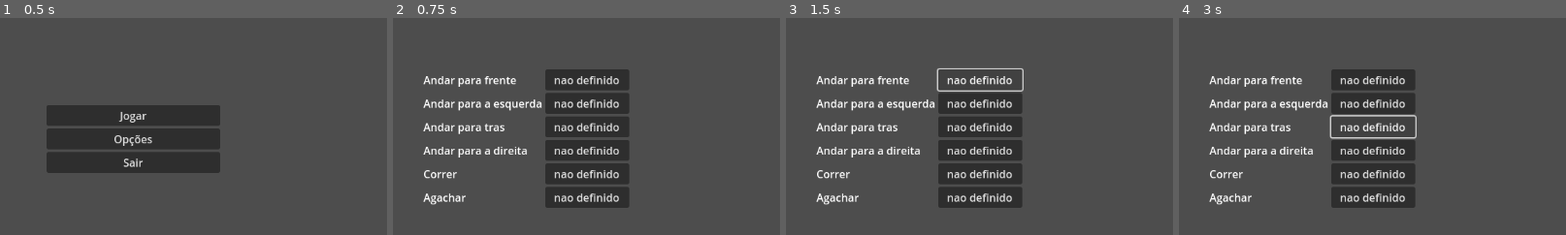
Above: before the commit, frames 1-4 (left to right).
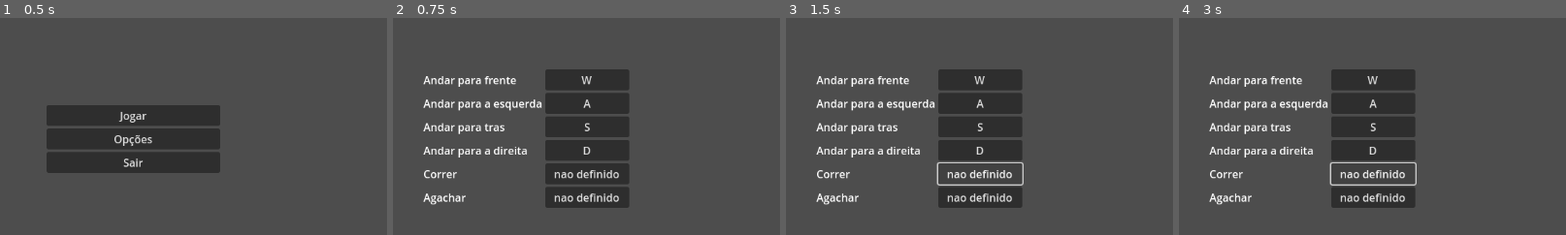
Above: after the commit, the same moments.

Repository: FellowshipOfTheGame/Hotel-Ponte-Negra
Game: Godot game, scene res://scenes/menus/menuPrincipal.tscn
The game is run twice, just before and just after one commit, with the same random seed, the same clock (stepped at 60 frames per second) and the same inputs.
Inputs:
- Up to frame 1 (0.5 s): no input
- Up to frame 2 (0.75 s): click "Opções" at 0.5 s
- Up to frame 3 (1.5 s): click "nao definido" at 1.25 s
- Up to frame 4 (3 s): click "nao definido" at 2 s; click "nao definido" at 2.75 s
The pictures show only the part of the screen within x 33-83%, y 22-72%; the shares and areas given below are measured in that part.

Frame 1 is identical in both runs. In frame 2, 1.4% of the frame differs, in the area x 41-59%, y 26-63%; in frame 3, 2.2%; in frame 4, 2.4%, in the area x 38-62%, y 26-78%.

Commit message:
valores iniciais no menu opcoes

Diff:
--- a/scenes/menus/menuOpcoes.tscn
+++ b/scenes/menus/menuOpcoes.tscn
@@ -41,11 +41,12 @@
 vertical_alignment = 1
 
 [node name="Button" type="Button" parent="VBoxContainer"]
+custom_minimum_size = Vector2(0, 31)
 layout_mode = 2
 size_flags_horizontal = 3
 focus_mode = 1
-text = "nao definido"
 script = ExtResource("2_56qx3")
+acao = "mover_frente"
 
 [node name="Label2" type="Label" parent="VBoxContainer"]
 layout_mode = 2
@@ -53,11 +54,12 @@
 vertical_alignment = 1
 
 [node name="Button2" type="Button" parent="VBoxContainer"]
+custom_minimum_size = Vector2(0, 31)
 layout_mode = 2
 size_flags_horizontal = 3
 focus_mode = 1
-text = "nao definido"
 script = ExtResource("2_56qx3")
+acao = "mover_esquerda"
 
 [node name="Label3" type="Label" parent="VBoxContainer"]
 layout_mode = 2
@@ -65,11 +67,12 @@
 vertical_alignment = 1
 
 [node name="Button3" type="Button" parent="VBoxContainer"]
+custom_minimum_size = Vector2(0, 31)
 layout_mode = 2
 size_flags_horizontal = 3
 focus_mode = 1
-text = "nao definido"
 script = ExtResource("2_56qx3")
+acao = "mover_tras"
 
 [node name="Label4" type="Label" parent="VBoxContainer"]
 layout_mode = 2
@@ -77,11 +80,12 @@
 vertical_alignment = 1
 
 [node name="Button4" type="Button" parent="VBoxContainer"]
+custom_minimum_size = Vector2(0, 31)
 layout_mode = 2
 size_flags_horizontal = 3
 focus_mode = 1
-text = "nao definido"
 script = ExtResource("2_56qx3")
+acao = "mover_direita"
 
 [node name="Label5" type="Label" parent="VBoxContainer"]
 layout_mode = 2
@@ -89,11 +93,12 @@
 vertical_alignment = 1
 
 [node name="Button5" type="Button" parent="VBoxContainer"]
+custom_minimum_size = Vector2(0, 31)
 layout_mode = 2
 size_flags_horizontal = 3
 focus_mode = 1
-text = "nao definido"
 script = ExtResource("2_56qx3")
+acao = "correr"
 
 [node name="Label6" type="Label" parent="VBoxContainer"]
 layout_mode = 2
@@ -101,10 +106,11 @@
 vertical_alignment = 1
 
 [node name="Button6" type="Button" parent="VBoxContainer"]
+custom_minimum_size = Vector2(0, 31)
 layout_mode = 2
 size_flags_horizontal = 3
 focus_mode = 1
-text = "nao definido"
 script = ExtResource("2_56qx3")
+acao = "agachar"
 
 [connection signal="pressed" from="Button" to="." method="voltar"]
--- a/scripts/base.gd
+++ b/scripts/base.gd
@@ -1,7 +1,9 @@
 extends Node3D
+
+var pausa:PackedScene=preload("res://scenes/menus/menuPausa.tscn")
 
 
 func _input(event: InputEvent) -> void:
 	if event.is_action_pressed("ui_cancel"):
-		add_child(preload("res://scenes/menus/menuPausa.tscn").instantiate())
+		get_tree().root.add_child(pausa.instantiate())
 		get_viewport().set_input_as_handled()
--- a/scripts/definirControle.gd
+++ b/scripts/definirControle.gd
@@ -1,4 +1,10 @@
 extends Button
+@export var acao:String
+
+func _ready() -> void:
+	if InputMap.has_action(acao):
+		text=InputMap.action_get_events(acao)[0].as_text().trim_suffix(" (Physical)")
+	if!text:text="nao definido"
 
 
 func _input(event: InputEvent) -> void:
--- a/scripts/menu_opcoes.gd
+++ b/scripts/menu_opcoes.gd
@@ -1,12 +1,10 @@
 extends Control
 
-var anterior:Node
 
 func _input(event: InputEvent) -> void:
-	if event is InputEventAction:match event.action:
-		"ui_cancel":
-			get_viewport().set_input_as_handled()
-			voltar()
+	if event.is_action_pressed("ui_cancel"):
+		get_viewport().set_input_as_handled()
+		voltar()
 
 func voltar() -> void:
 	$'..'/Container.visible=true
Not shown: 1 places in scenes/base.tscn that only renumber resources
Not shown: 1 places in scenes/characters/player/player.tscn that only renumber resources
